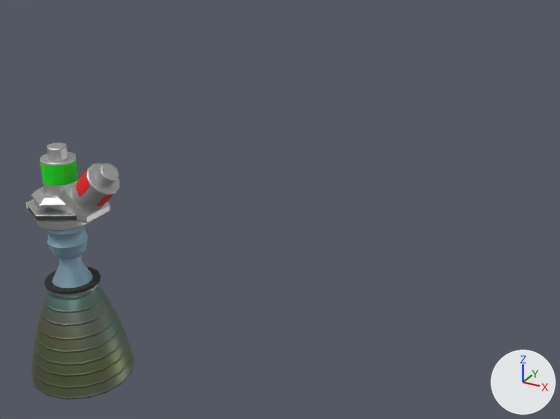
Two versions of the Blender file raw/SmallEngines.blend, one commit apart.
Camera for both pictures: a 50 mm camera at (0.673, -0.657, 0.402) aimed at (0.29, 0.038, 0.054). The lights are fixed; the arrows at lower right show +X, +Y and +Z.

In view in the first picture: 'chamber.002', 'inlet_fuel', 'inlet_oxidizer', 'nozzle.004', 'nozzle_ring'.
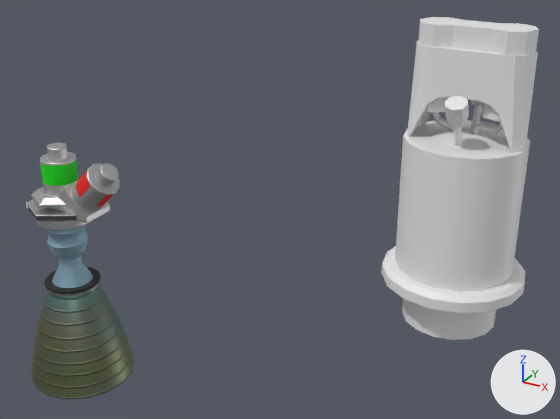
Pixel boxes (x1, y1, x2, y2) of what changed, in the pictures (560 x 419 px):
'nozzle.001', added: after (381, 120, 530, 340)
'inlet_shroud', added: after (407, 40, 538, 154)
'inlets', added: after (419, 17, 539, 122)
'bits', added: after (445, 96, 482, 146)
'fuellines', added: after (431, 112, 503, 135)

What changed in the scene script:
```text
Add cu_circle_003:
    cu_circle_003 = bpy.data.curves.new('Circle.003', 'CURVE')
    cu_circle_003.dimensions = '3D'
    _sp = cu_circle_003.splines.new('POLY'); _sp.points.add(5)
    _sp.points.foreach_set('co', [0.0303, 0.0, 0.208, 0.0, 0.0303, 0.0, 0.199, 0.0, 0.0254, 0.0, 0.194, 0.0, 0.0131, 0.0, 0.196, 0.0, 0.00812, 0.0, 0.191, 0.0, 0.00812, 0.0, 0.182, 0.0])
    _sp.order_v = 0
    _sp.resolution_v = 0
    _sp.use_endpoint_u = True
    _sp = cu_circle_003.splines.new('POLY'); _sp.points.add(5)
    _sp.points.foreach_set('co', [-0.0303, 0.0, 0.208, 0.0, -0.0303, 0.0, 0.199, 0.0, -0.0254, 0.0, 0.194, 0.0, -0.0131, 0.0, 0.191, 0.0, -0.00812, 0.0, 0.186, 0.0, -0.00812, 0.0, 0.182, 0.0])
    _sp.order_v = 0
    _sp.resolution_v = 0
    _sp.use_endpoint_u = True
    cu_circle_003.use_path_clamp = True
    cu_circle_003.bevel_resolution = 0
    cu_circle_003.bevel_depth = 0.0035
    cu_circle_003.fill_mode = 'FULL'
Add ob_bits:
    ob_bits = bpy.data.objects.new('bits', me_cylinder_006.copy())  # the mesh of ob_bits
    ob_bits.location = (0.5, 0.0, 0.1762)
Add ob_fuellines:
    ob_fuellines = bpy.data.objects.new('fuellines', cu_circle_003)
    ob_fuellines.location = (0.5, 0.0, 0.0)
Add ob_inlet_shroud:
    ob_inlet_shroud = bpy.data.objects.new('inlet_shroud', me_circle_006.copy())  # the mesh of ob_inlet_shroud
    ob_inlet_shroud.location = (0.5, 0.0, 0.0)
Add ob_inlets:
    ob_inlets = bpy.data.objects.new('inlets', me_circle_005.copy())  # the mesh of ob_inlets
    ob_inlets.location = (0.5, 0.0, 0.0)
Add ob_nozzle_001:
    ob_nozzle_001 = bpy.data.objects.new('nozzle.001', me_circle_004.copy())  # the mesh of ob_nozzle_001
    ob_nozzle_001.location = (0.5, 0.0, 0.0)
```
